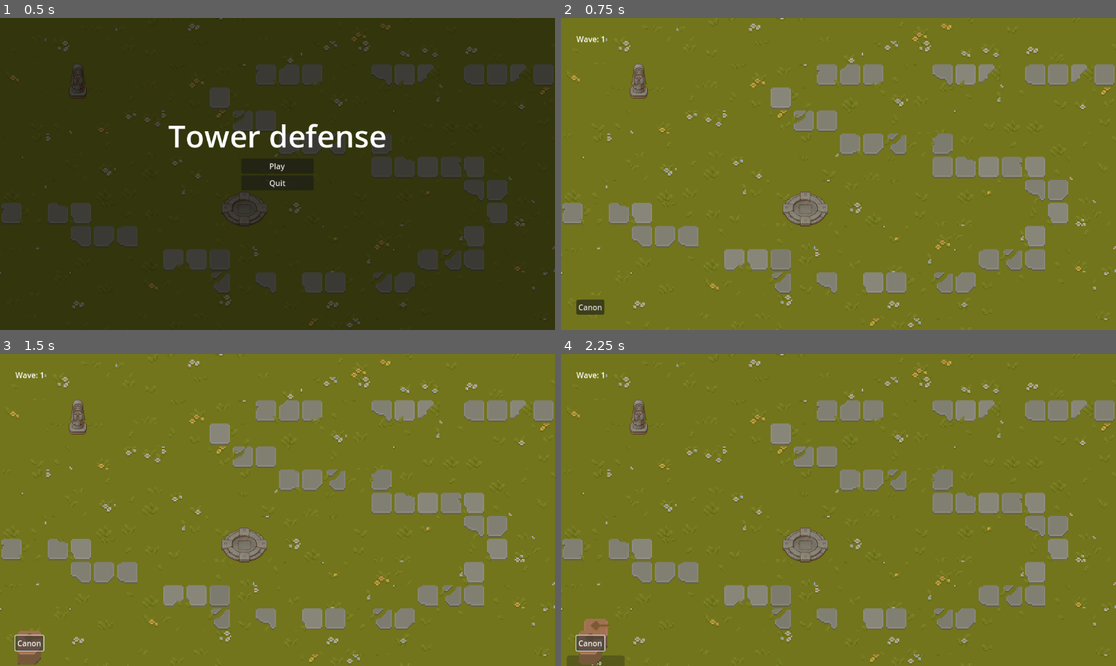
Above: before the commit, frames 1-4 (two rows, left to right).
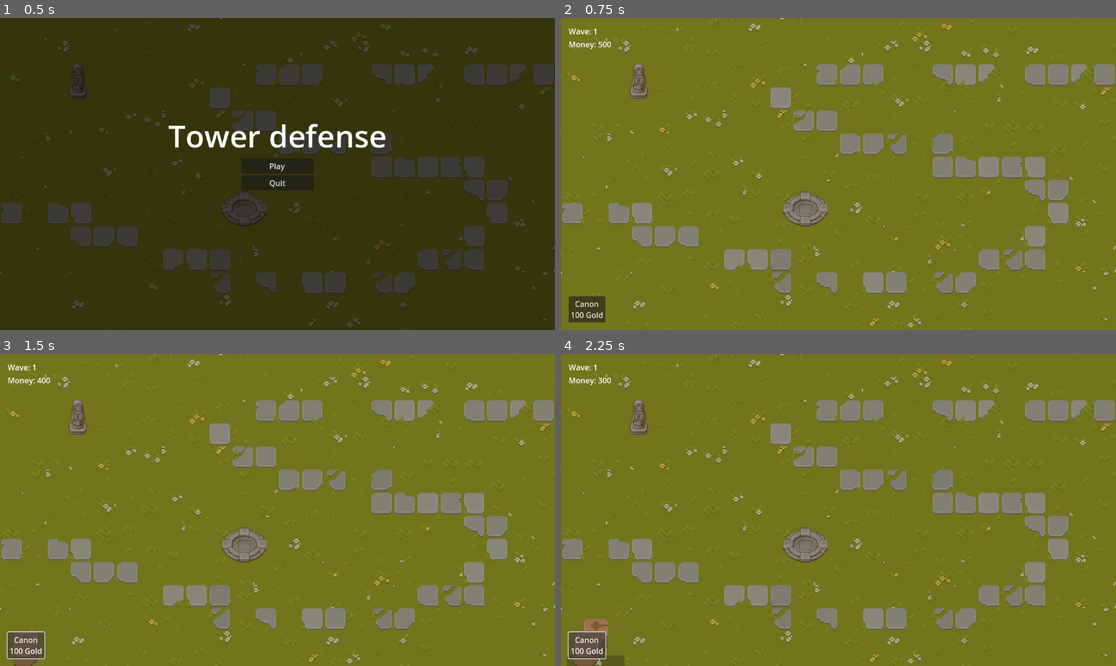
Above: after the commit, the same moments.

Repository: Kinsteen/tower-defense
Game: Godot game, scene res://Main.tscn
Same seed, same stepped clock (60 frames per second), same inputs: the game is played once before the commit and once after it.
Inputs:
- Up to frame 1 (0.5 s): no input
- Up to frame 2 (0.75 s): click "Play" at 0.5 s
- Up to frame 3 (1.5 s): click "Canon" (after the commit: "Canon 100 Gold") at 1.25 s
- Up to frame 4 (2.25 s): click "Canon" (after the commit: "Canon 100 Gold") at 2 s

Frame 1 is identical in both runs. In frame 2, 0.6% of the frame differs, in the area x 1-10%, y 3-98%; in frame 3, 0.7%, in the area x 1-10%, y 3-100%; in frame 4, 0.7%.

Commit message:
Add simple money management

Diff:
--- a/prefabs/Enemy.gd
+++ b/prefabs/Enemy.gd
@@ -22,6 +22,7 @@
 	HP -= amount
 	if HP <= 0:
 		Game.enemy_defeated += 1
+		Game.money += Game.NORMAL_COSTS.enemy_reward["Enemy"] # TODO find a way to get this (override get_class?)
 		queue_free()
 
 func _on_area_2d_body_entered(body):
--- /dev/null
+++ b/resources/CostData.gd
@@ -0,0 +1,4 @@
+class_name CostData extends Resource
+
+@export var building_costs: Dictionary
+@export var enemy_reward: Dictionary
--- /dev/null
+++ b/resources/EasyCosts.tres
@@ -0,0 +1,10 @@
+[gd_resource type="Resource" script_class="CostData" load_steps=2 format=3 uid="uid://ul4gp61ht3lr"]
+
+[ext_resource type="Script" path="res://resources/CostData.gd" id="1_3jtje"]
+
+[resource]
+script = ExtResource("1_3jtje")
+building_costs = {
+"Canon": 50
+}
+enemy_reward = {}
--- /dev/null
+++ b/resources/NormalCosts.tres
@@ -0,0 +1,12 @@
+[gd_resource type="Resource" script_class="CostData" load_steps=2 format=3 uid="uid://4dlca67seya3"]
+
+[ext_resource type="Script" path="res://resources/CostData.gd" id="1_mkj1n"]
+
+[resource]
+script = ExtResource("1_mkj1n")
+building_costs = {
+"Canon": 100
+}
+enemy_reward = {
+"Enemy": 20
+}
--- a/scenes/gui/BuildingPopup.gd
+++ b/scenes/gui/BuildingPopup.gd
@@ -1,6 +1,6 @@
 class_name BuildingPopup extends Control
 
-var parent: Building
+@export var parent: Building
 
 const BUILDING_POPUP = preload("res://scenes/gui/BuildingPopup.tscn")
 
@@ -14,8 +14,7 @@
 			self.queue_free()
 
 func has_point(point: Vector2) -> bool:
-	# Why can't I use self?
-	return Rect2($VBoxContainer.global_position, $VBoxContainer.size).has_point(point)
+	return Rect2(self.global_position, self.size).has_point(point)
 
 func _on_pickup_pressed():
 	parent.state = Building.State.MOVING
@@ -28,10 +27,3 @@
 func _on_delete_pressed():
 	parent.queue_free()
 	self.queue_free()
-
-static func create_popup(building: Building):
-	if building.get_tree().get_nodes_in_group("building_popup").size() == 0:
-		var popup := BUILDING_POPUP.instantiate()
-		popup.parent = building
-		popup.position = building.get_global_mouse_position() - building.position
-		building.add_child(popup)
--- a/scenes/gui/BuildingPopup.tscn
+++ b/scenes/gui/BuildingPopup.tscn
@@ -2,28 +2,21 @@
 
 [ext_resource type="Script" path="res://scenes/gui/BuildingPopup.gd" id="1_e7tyo"]
 
-[node name="BuildingPopup" type="Control" groups=["building_popup"]]
-layout_mode = 3
-anchors_preset = 0
+[node name="BuildingPopup" type="VBoxContainer" groups=["popup"]]
 script = ExtResource("1_e7tyo")
 
-[node name="VBoxContainer" type="VBoxContainer" parent="."]
-layout_mode = 0
-offset_right = 40.0
-offset_bottom = 40.0
-
-[node name="Pickup" type="Button" parent="VBoxContainer"]
+[node name="Pickup" type="Button" parent="."]
 layout_mode = 2
 text = "Pickup"
 
-[node name="Toggle" type="Button" parent="VBoxContainer"]
+[node name="Toggle" type="Button" parent="."]
 layout_mode = 2
 text = "Toggle"
 
-[node name="Delete" type="Button" parent="VBoxContainer"]
+[node name="Delete" type="Button" parent="."]
 layout_mode = 2
 text = "Delete"
 
-[connection signal="pressed" from="VBoxContainer/Pickup" to="." method="_on_pickup_pressed"]
-[connection signal="pressed" from="VBoxContainer/Toggle" to="." method="_on_toggle_pressed"]
-[connection signal="pressed" from="VBoxContainer/Delete" to="." method="_on_delete_pressed"]
+[connection signal="pressed" from="Pickup" to="." method="_on_pickup_pressed"]
+[connection signal="pressed" from="Toggle" to="." method="_on_toggle_pressed"]
+[connection signal="pressed" from="Delete" to="." method="_on_delete_pressed"]
--- a/scenes/gui/IngameMenu.gd
+++ b/scenes/gui/IngameMenu.gd
@@ -1,12 +1,38 @@
 extends Control
 
-@onready var wave_label = $MarginContainer/HBoxContainer2/WaveLabel
+@onready var wave_label = $MarginContainer/TopBar/WaveLabel
+@onready var money_label = $MarginContainer/TopBar/MoneyLabel
+@onready var canon_button = $MarginContainer/BottomBar/CanonButton
+
+const BUILDING_POPUP = preload("res://scenes/gui/BuildingPopup.tscn")
 
 func _ready():
 	Game.wave_number_signal.connect(_wave_signal)
+	Game.money_update.connect(_money_update)
+	GuiEvents.create_building_popup.connect(_create_building_popup)
+	GuiEvents.add_to_game_ui.connect(_add_to_game_ui)
+	canon_button.text = "Canon\n" + str(Game.NORMAL_COSTS.building_costs["Canon"]) + " Gold"
 
 func _on_button_pressed():
-	GuiEvents.create_canon.emit()
+	var cost: int = Game.NORMAL_COSTS.building_costs["Canon"]  # TODO find a generic way to get this
+	if Game.money >= cost:
+		GuiEvents.create_canon.emit()
+		Game.money -= cost
 
 func _wave_signal(new: int):
 	wave_label.text = "Wave " + str(new + 1)
+
+func _money_update(new: int):
+	money_label.text = "Money: " + str(new)
+	# TODO find a generic way to get this
+	canon_button.disabled = new < Game.NORMAL_COSTS.building_costs["Canon"]
+
+func _create_building_popup(building: Building):
+	if get_tree().get_nodes_in_group("popup").size() == 0:
+		var popup := BUILDING_POPUP.instantiate()
+		popup.parent = building
+		popup.position = building.get_global_mouse_position()
+		_add_to_game_ui(popup)
+
+func _add_to_game_ui(node: Node):
+	self.add_child(node)
--- a/scenes/gui/IngameMenu.tscn
+++ b/scenes/gui/IngameMenu.tscn
@@ -20,26 +20,30 @@
 grow_horizontal = 2
 grow_vertical = 2
 mouse_filter = 2
-theme_override_constants/margin_left = 32
-theme_override_constants/margin_top = 32
-theme_override_constants/margin_right = 32
-theme_override_constants/margin_bottom = 32
+theme_override_constants/margin_left = 16
+theme_override_constants/margin_top = 16
+theme_override_constants/margin_right = 16
+theme_override_constants/margin_bottom = 16
 
-[node name="HBoxContainer" type="HBoxContainer" parent="MarginContainer"]
+[node name="BottomBar" type="HBoxContainer" parent="MarginContainer"]
 layout_mode = 2
 size_flags_vertical = 8
 
-[node name="Button" type="Button" parent="MarginContainer/HBoxContainer"]
+[node name="CanonButton" type="Button" parent="MarginContainer/BottomBar"]
 layout_mode = 2
 mouse_default_cursor_shape = 2
 text = "Canon"
 
-[node name="HBoxContainer2" type="HBoxContainer" parent="MarginContainer"]
+[node name="TopBar" type="VBoxContainer" parent="MarginContainer"]
 layout_mode = 2
 size_flags_vertical = 0
 
-[node name="WaveLabel" type="Label" parent="MarginContainer/HBoxContainer2"]
+[node name="WaveLabel" type="Label" parent="MarginContainer/TopBar"]
 layout_mode = 2
 text = "Wave: 1"
 
-[connection signal="pressed" from="MarginContainer/HBoxContainer/Button" to="." method="_on_button_pressed"]
+[node name="MoneyLabel" type="Label" parent="MarginContainer/TopBar"]
+layout_mode = 2
+text = "Money: 500"
+
+[connection signal="pressed" from="MarginContainer/BottomBar/CanonButton" to="." method="_on_button_pressed"]
--- a/scripts/Building.gd
+++ b/scripts/Building.gd
@@ -53,7 +53,7 @@
 				state = State.IDLE
 		elif event.button_index == MOUSE_BUTTON_RIGHT and is_in_rect($Base, get_global_mouse_position()):
 			if state == State.IDLE:
-				BuildingPopup.create_popup(self)
+				GuiEvents.create_building_popup.emit(self)
 
 func _on_state_changed(old, new):
 	if new == State.MOVING:
--- a/scripts/GUIEvents.gd
+++ b/scripts/GUIEvents.gd
@@ -1,3 +1,5 @@
 class_name GUIEvents extends Node
 
 signal create_canon
+signal create_building_popup(building: Building)
+signal add_to_game_ui(node: Node)
--- a/scripts/Game.gd
+++ b/scripts/Game.gd
@@ -1,4 +1,6 @@
 extends Node
+
+const NORMAL_COSTS = preload("res://resources/NormalCosts.tres")
 
 signal pause
 signal unpause
@@ -6,6 +8,14 @@
 signal wave_number_signal(new)
 signal enemy_defeated_signal(new)
 signal wave_finished
+
+signal money_update(new)
+
+var money: int = 500:
+	set(new):
+		if money != new:
+			money_update.emit(new)
+		money = new
 
 var started: bool = false:
 	set(new):
